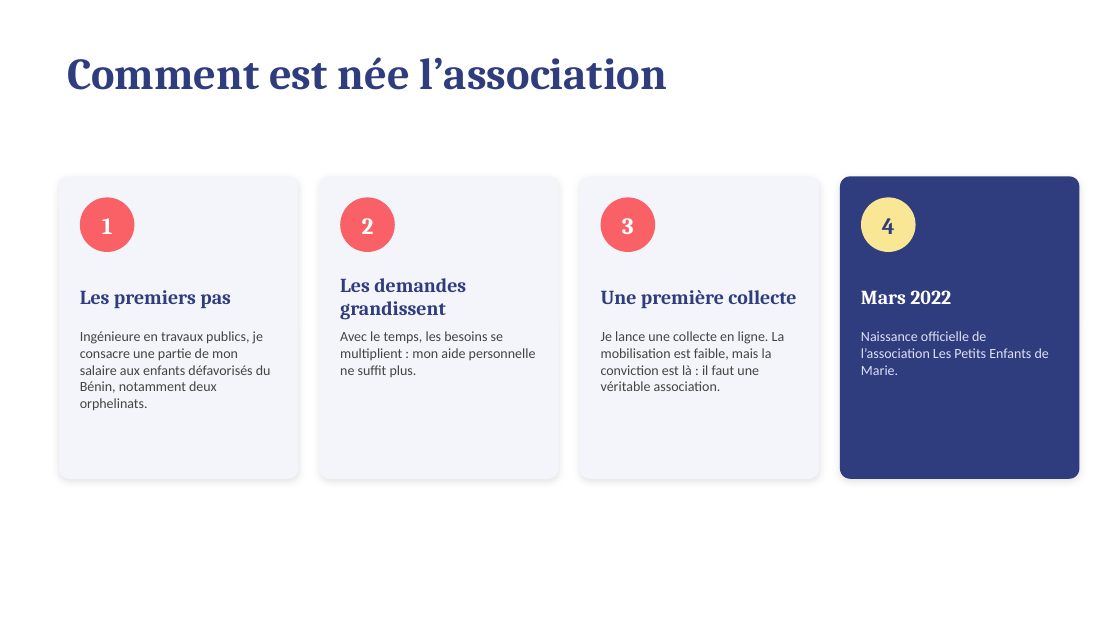
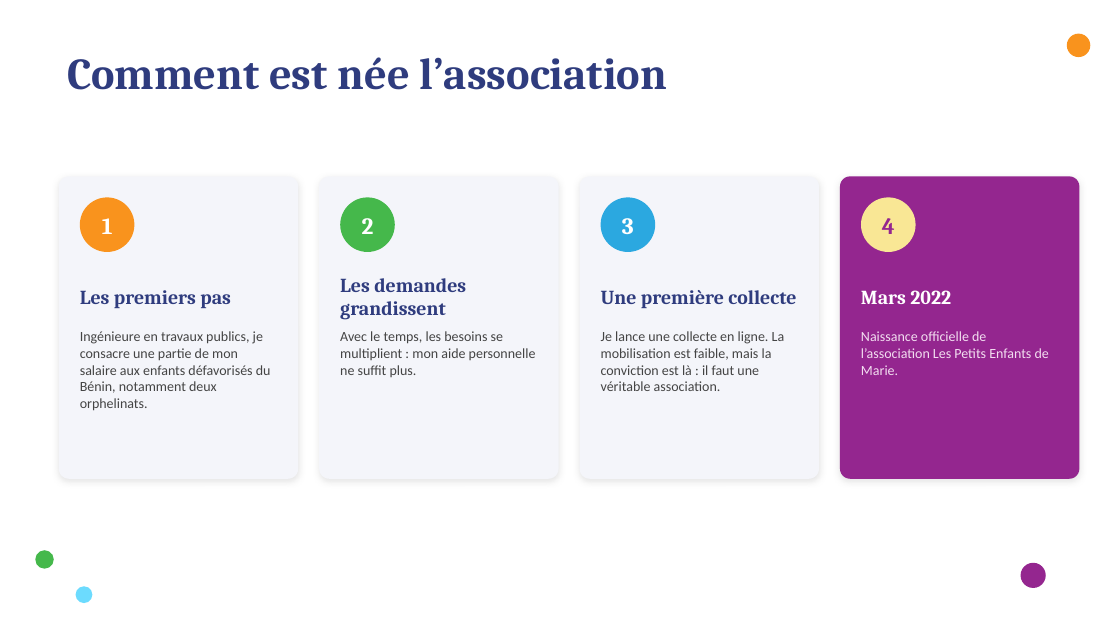
Before and after one commit to htleclerc/docs, a slide deck: slide 3 of presentation-les-petits-enfants-de-marie.pptx. Drawn at 1120x630 pixels with LibreOffice and Linux fonts; fonts in the diff are those of the drawing. Boxes give left, top, right and bottom in pixels: in the first picture for what was removed or moved away, otherwise in the second. Text is boxed around its words. In the diff, an @@ line names an element or a change of style, - is before the commit and + after.

```diff
--- a/presentation-les-petits-enfants-de-marie.pptx
+++ b/presentation-les-petits-enfants-de-marie.pptx
@@ ellipse added at [1067, 34, 1091, 57], fill #F9931D @@
@@ rounded rectangle at [840, 176, 1080, 479]: fill #2F3C7E to #94268F @@
@@ ellipse at [80, 197, 134, 252]: fill #F96167 to #F9931D @@
@@ ellipse at [340, 197, 395, 252]: fill #F96167 to #45B84B @@
@@ ellipse at [601, 197, 655, 252]: fill #F96167 to #2BA8E0 @@
@@ text "4" at [882, 218, 895, 234]: text colour #2F3C7E to #94268F @@
@@ text "Naissance officielle de l’association Les ..." at [861, 331, 1049, 375]: text colour #DDE1F2 to #F2DDF0 @@
@@ ellipse added at [35, 550, 54, 569], fill #45B84B @@
@@ ellipse added at [1021, 563, 1046, 588], fill #94268F @@
@@ ellipse added at [76, 586, 92, 603], fill #6CDBFE @@
```
Also in this commit, not shown: 7 other slides changed, 1 slide added, 1 other file.
